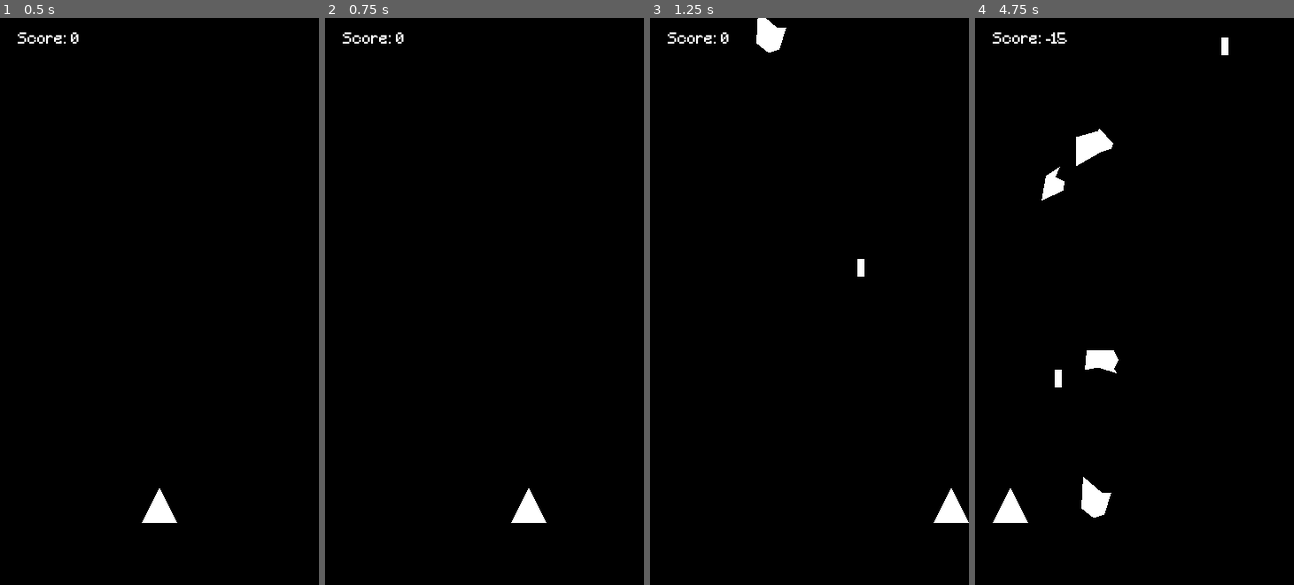
Above: before the commit, frames 1-4 (left to right).
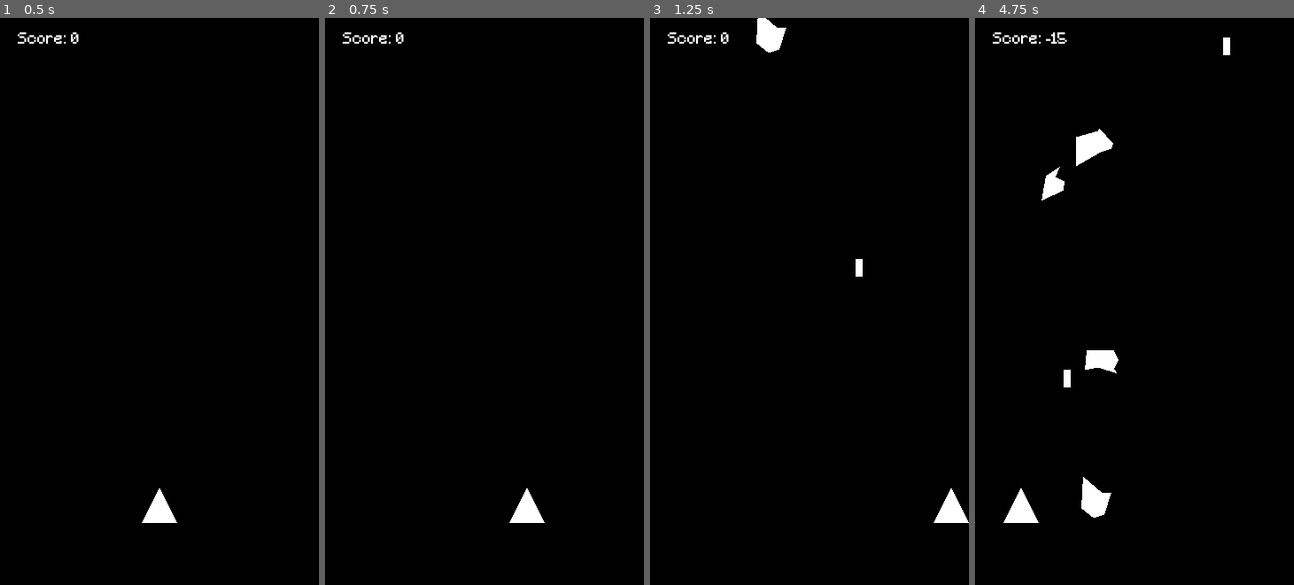
Above: after the commit, the same moments.

Repository: nice-shot/godot_shmup
Game: Godot game, scene res://scenes/game.tscn
Two runs of this game, one before a commit and one after it. Both use one fixed random seed, a clock stepped at 60 frames per second and the inputs below. This scene is started directly instead of the project's main scene.
Inputs:
- Up to frame 1 (0.5 s): no input
- Up to frame 2 (0.75 s): tap Enter at 0.5 s; hold Right (ui_right) from 0.53 s (still down)
- Up to frame 3 (1.25 s): keep holding Right (ui_right); tap Space (ui_select) at 0.77 s
- Up to frame 4 (4.75 s): release Right (ui_right) at 1.28 s; hold Left (ui_left) 1.28-2.03 s; tap Space (ui_select) at 1.52, 3.02, 3.77, 4.52 s; hold Right (ui_right) 2.03-3.53 s; hold Left (ui_left) from 3.53 s (still down)

Frame 1 is identical in both runs. In frame 2, less than 0.1% of the frame differs, in the area x 57-70%, y 82-90%; in frame 3, less than 0.1%; in frame 4, 0.5%, in the area x 5-80%, y 3-90%.

Commit message:
Refactored code to use the gdscript conventions and always have type hints

Diff:
--- a/project.godot
+++ b/project.godot
@@ -39,7 +39,7 @@
 window/size/width=360
 window/size/height=640
 window/handheld/orientation="portrait"
-window/stretch/mode="viewport"
+window/stretch/mode="2d"
 window/stretch/aspect="keep"
 
 [rendering]
--- a/scripts/bullet_movement.gd
+++ b/scripts/bullet_movement.gd
@@ -1,23 +1,24 @@
 extends Area2D
 
-export var speed = 50
-var destroyed = false
+export var speed := 50
+var _destroyed := false
 
 signal exited_screen
 
-func _physics_process(delta):
+
+func _physics_process(delta: float) -> void:
     position.y -= speed * delta
 
 
-func _on_Bullet_area_entered(area: Area2D):
+func _on_Bullet_area_entered(area: Area2D) -> void:
     var asteroid = area.get_parent() as Asteroid
     if (asteroid):
         asteroid.explode()
-    destroyed = true
+    _destroyed = true
     queue_free()
 
 
-func _on_screen_exited():
-    if not destroyed:
+func _on_screen_exited() -> void:
+    if not _destroyed:
         emit_signal("exited_screen")
     queue_free()
--- a/scripts/game_manager.gd
+++ b/scripts/game_manager.gd
@@ -1,79 +1,59 @@
 extends Node
 
-var score = 0
-onready var score_text = $ScoreLabel
-var highscore = ["???", 0]
-
-const SAVE_DATA_PATH = "user://local.data"
-
-signal ended
+var _score := 0
+onready var _score_text : Label = $ScoreLabel
 
 
-func update_score(points : int):
-    # Don't change score if we're dead
-    if $DeathMessage.visible: return
-    score += points
-    score_text.text = "Score: %d" % score
-
-
-func _ready():
-    update_score(0)
+func _ready() -> void:
+    _update_score(0)
     var error = $Ship.connect("destroyed", self, "_on_ship_destroyed")
     if (error):
         print("Couldn't connect ship 'destroyed' event")
 
 
-func _on_ship_destroyed():
+func _update_score(points : int) -> void:
+    # Don't change score if we're dead
+    if $DeathMessage.visible: return
+    _score += points
+    _score_text.text = "Score: %d" % _score
+
+
+func _on_ship_destroyed() -> void:
     # Hide Ship and prevent collisions
     $Ship.queue_free()
     # Don't spawn additional asteroids
     $AsteroidSpawner.stop()
     # Show death menu
     $DeathMessage.visible = true
-    $DeathMessage/DeathMessageLabel.text = $DeathMessage/DeathMessageLabel.text.replace("###", score)
+    var death_label : Label = $DeathMessage/DeathMessageLabel
+    death_label.text = death_label.text.replace("###", str(_score))
     $DeathMessage/EnterName.grab_focus()
 
 
-func _on_bullet_exit_screen():
-    update_score(-5)
+func _on_bullet_exit_screen() -> void:
+    _update_score(-5)
 
 
-func _on_asteroid_destroyed():
-    update_score(10)
+func _on_asteroid_destroyed() -> void:
+    _update_score(10)
 
 
-func _on_asteroid_exit_screen():
-    update_score(-50)
+func _on_asteroid_exit_screen() -> void:
+    _update_score(-50)
 
 
-func _upload_score():
-    SaveUtils.add_score($DeathMessage/EnterName.text, score)
+func _upload_score() -> void:
+    if SaveUtils.add_score($DeathMessage/EnterName.text, _score):
+        print("Added score - %d - to leaderboard!" % _score)
+    else:
+        print("New score - %d - not high enough for leaderboard" % _score)
 
 
-func _on_retry():
+func _on_retry() -> void:
     _upload_score()
     get_tree().reload_current_scene()
 
 
-func _on_back():
+func _on_back() -> void:
     _upload_score()
     get_tree().change_scene("res://scenes/menu.tscn")
-
-
-#func _load_score():
-#    var save_file = File.new()
-#    if not save_file.file_exists(SAVE_DATA_PATH):
-#        print("No data file found")
-#        return
-#    save_file.open(SAVE_DATA_PATH, File.READ)
-#    print("Loading file: %s" % save_file.get_path_absolute())
-#    highscore = parse_json(save_file.get_line())
-#    print("Got high score: " + str(highscore))
-#    save_file.close()
-#
-#func _save_score():
-#    var save_file = File.new()
-#    save_file.open(SAVE_DATA_PATH, File.WRITE)
-#    save_file.store_line(to_json(highscore))
-#    save_file.close()
-#    print("Saving leaderboard: " + str(highscore))
--- a/scripts/line_edit_force_caps.gd
+++ b/scripts/line_edit_force_caps.gd
@@ -1,10 +1,11 @@
 extends LineEdit
 
 
-func _ready():
+func _ready() -> void:
     connect("text_changed", self, "_validate_text")
 
-func _validate_text(new_text : String):
+
+func _validate_text(new_text : String) -> void:
     if new_text == new_text.to_upper():
         return
 
--- a/scripts/menu.gd
+++ b/scripts/menu.gd
@@ -13,7 +13,8 @@
 func _get_nodes_of_type(type, root : Node) -> Array:
     var nodes := []
     for n in root.get_children():
-        nodes.append(n)
+        if n is type:
+            nodes.append(n)
         for sub_n in _get_nodes_of_type(type, n):
             nodes.append(sub_n)
     return nodes
--- a/scripts/save_utils.gd
+++ b/scripts/save_utils.gd
@@ -5,7 +5,7 @@
 
 static func _create_default_data() -> Dictionary:
     var leaderboard = []
-    for i in range(10):
+    for _i in range(10):
         leaderboard.append({ score = 0, name = "???" })
 
     return { leaderboard = leaderboard }
--- a/scripts/ship.gd
+++ b/scripts/ship.gd
@@ -1,11 +1,11 @@
 extends Node2D
 
-export var speed = 20
-var size = 40
-var min_x = size / 2
-var max_x = ProjectSettings.get_setting("display/window/size/width") - size / 2
+export var speed: int = 20
+var size: int = 40
+var min_x: int = size / 2
+var max_x: int = ProjectSettings.get_setting("display/window/size/width") - size / 2
 var bullet = preload("res://scenes/bullet.tscn")
-var shape = PoolVector2Array([
+var shape := PoolVector2Array([
     # Top
     Vector2(0, -(size / 2)),
     # Left
@@ -16,24 +16,29 @@
 
 signal destroyed
 
-func _ready():
+
+func _ready() -> void:
     $Graphic.polygon = shape
     $Collider/CollisionPolygon.polygon = shape
 
-func _input(event):
+
+func _input(event: InputEvent) -> void:
     if event.is_action_pressed("ui_select"): _shoot()
 
-func _physics_process(delta):
+
+func _physics_process(delta: float) -> void:
     if Input.is_action_pressed("ui_left"): _move(-speed * delta)
     if Input.is_action_pressed("ui_right"): _move(speed * delta)
 
-func _move(amount):
+
+func _move(amount: int) -> void:
     position.x += amount
     # Clamp position
     if (position.x < min_x): position.x = min_x
     if (position.x > max_x): position.x = max_x
 
-func _shoot():
+
+func _shoot() -> void:
     var new_bullet = bullet.instance()
     new_bullet.position = Vector2(position.x, position.y - 25)
     $ShootSFX.play()
@@ -44,7 +49,8 @@
         "_on_bullet_exit_screen"
     )
 
-func _on_Collider_area_entered(area: Area2D):
+
+func _on_Collider_area_entered(area: Area2D) -> void:
     var asteroid = area.get_parent() as Asteroid
     if (asteroid):
         asteroid.explode()
